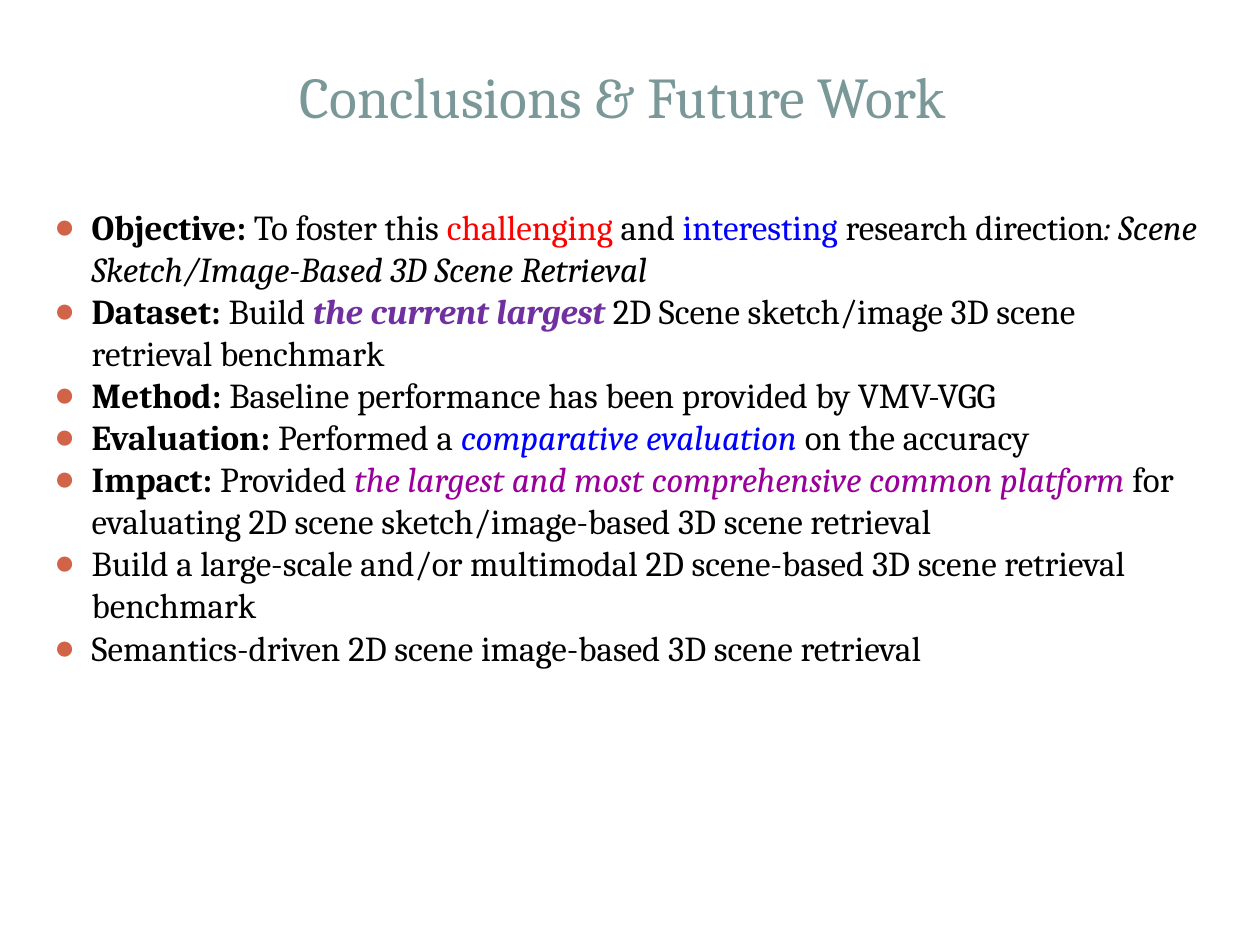
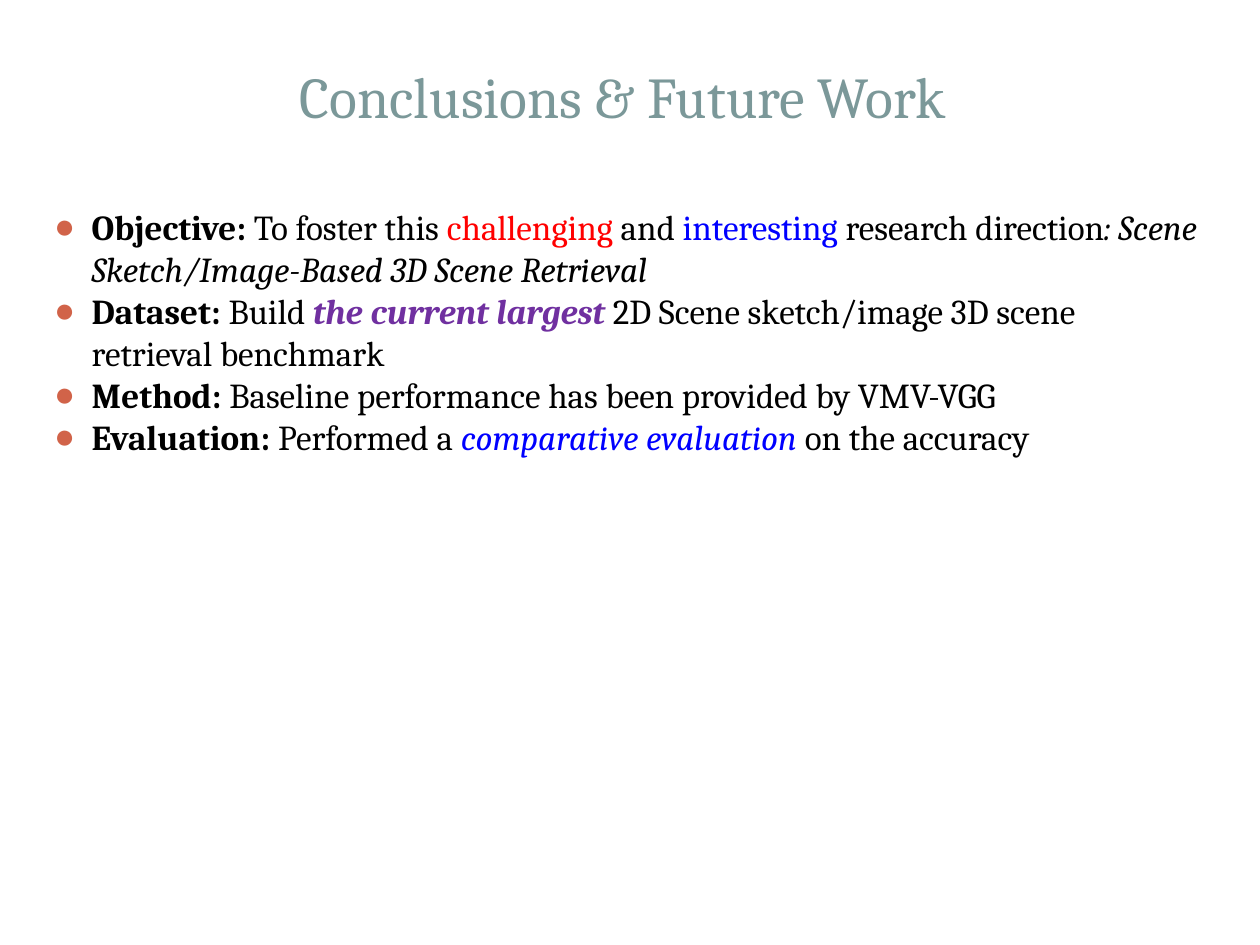
Before and after one commit to Hammania689/shrec_2019, a slide deck: slide 25 of mipr_slides/MIPR.pptx (slide 27 before the commit). Drawn at 1260x945 pixels with LibreOffice and Linux fonts; fonts in the diff are those of the drawing. Boxes give left, top, right and bottom in pixels: in the first picture for what was removed or moved away, otherwise in the second. Text is boxed around its words. In the diff, an @@ line names an element or a change of style, - is before the commit and + after.

```diff
--- a/mipr_slides/MIPR.pptx
+++ b/mipr_slides/MIPR.pptx
@@ text at [92, 467, 1173, 669]: paragraphs removed @@
-● Impact: Provided the largest and most comprehensive common platform for evaluating 2D scene sketch/image-based 3D scene retrieval
-● Build a large-scale and/or multimodal 2D scene-based 3D scene retrieval benchmark
-● Semantics-driven 2D scene image-based 3D scene retrieval
```
Also in this commit, not shown: 16 other slides changed, 2 slides added, 4 slides removed, 2 other files.
